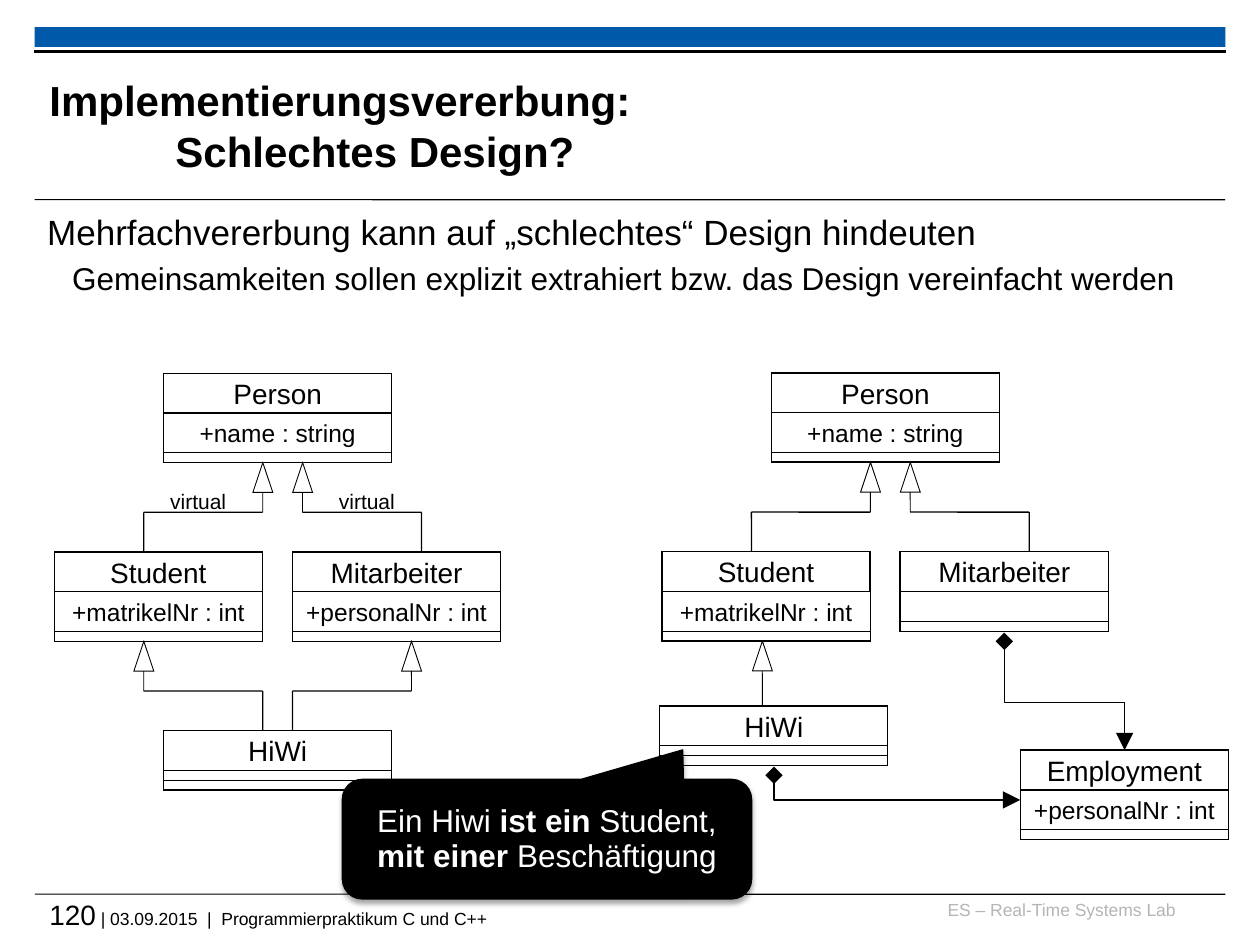
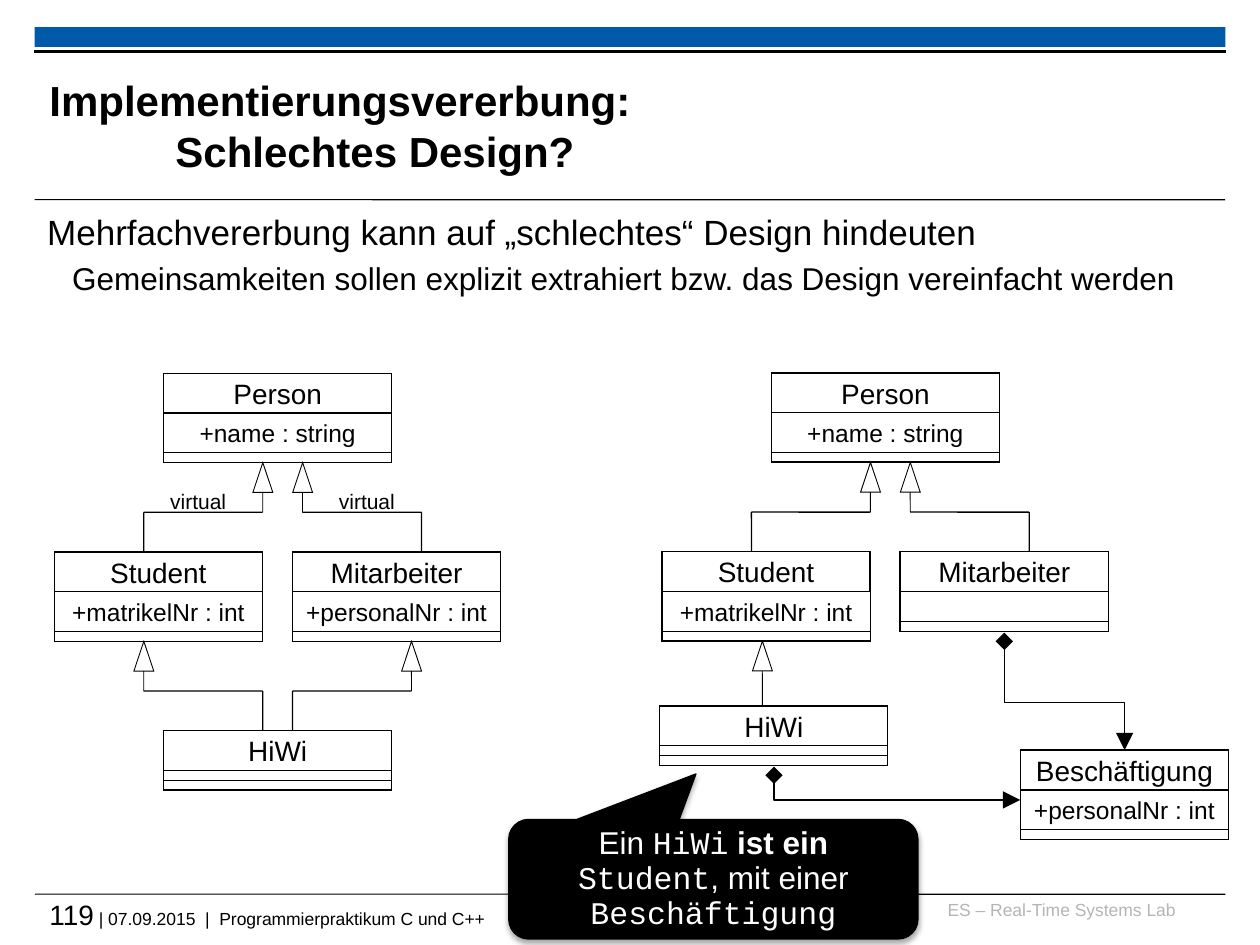
Before and after one commit to h82k/tud-cppp, a slide deck: slide 119 of vorlesung/cppp_lecture.pptx (slide 120 before the commit). Drawn at 1260x945 pixels with LibreOffice and Linux fonts; fonts in the diff are those of the drawing; background and template pictures are left out. Boxes give left, top, right and bottom in pixels: in the first picture for what was removed or moved away, otherwise in the second. Text is boxed around its words. In the diff, an @@ line names an element or a change of style, - is before the commit and + after.

```diff
--- a/vorlesung/cppp_lecture.pptx
+++ b/vorlesung/cppp_lecture.pptx
@@ text in rectangle at bbox=[1036, 760, 1213, 786]: text changed @@
-Employment
+Beschäftigung
@@ rounded speech box "Ein HiWi ist ein Student, ...": place and size @@
-rounded speech box "Ein HiWi ist ein Student, ..." at bbox=[343, 780, 752, 900]
+rounded speech box "Ein HiWi ist ein Student, ..." at bbox=[509, 819, 919, 939]
@@ rounded speech box "Ein HiWi ist ein Student, ..." at bbox=[509, 819, 919, 939]: proportions changed @@
@@ text in rounded speech box at bbox=[578, 831, 849, 931]: text changed; font Arial to Courier New @@
-Ein Hiwi ist ein Student, mit einer Beschäftigung
+Ein HiWi ist ein Student, mit einer Beschäftigung
@@ text at bbox=[49, 905, 485, 929]: text changed @@
-120 | 03.09.2015 | Programmierpraktikum C und C++
+119 | 07.09.2015 | Programmierpraktikum C und C++
```
Also in this commit, not shown: 44 other slides changed, 6 slides added, 3 slides removed, 1 other file.
